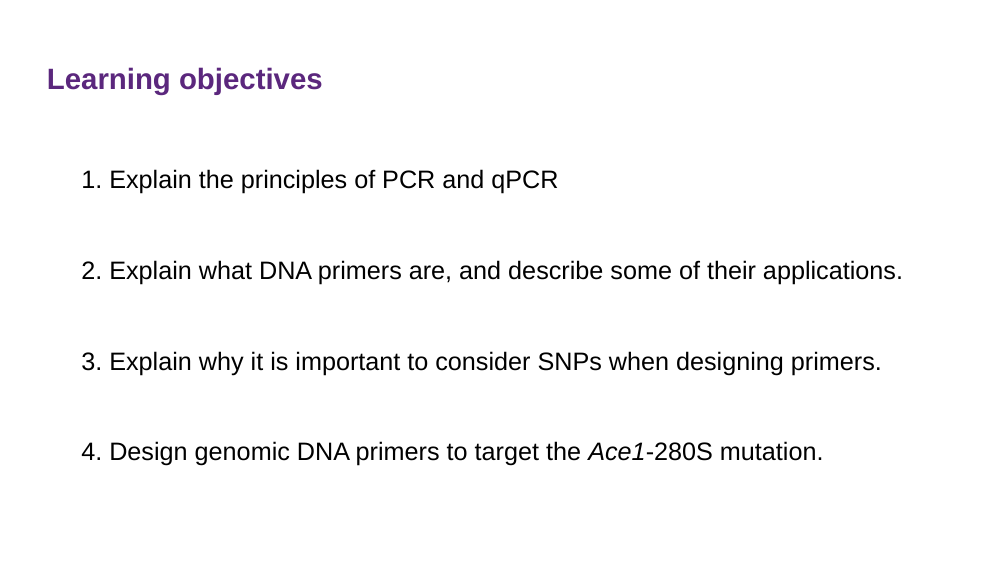
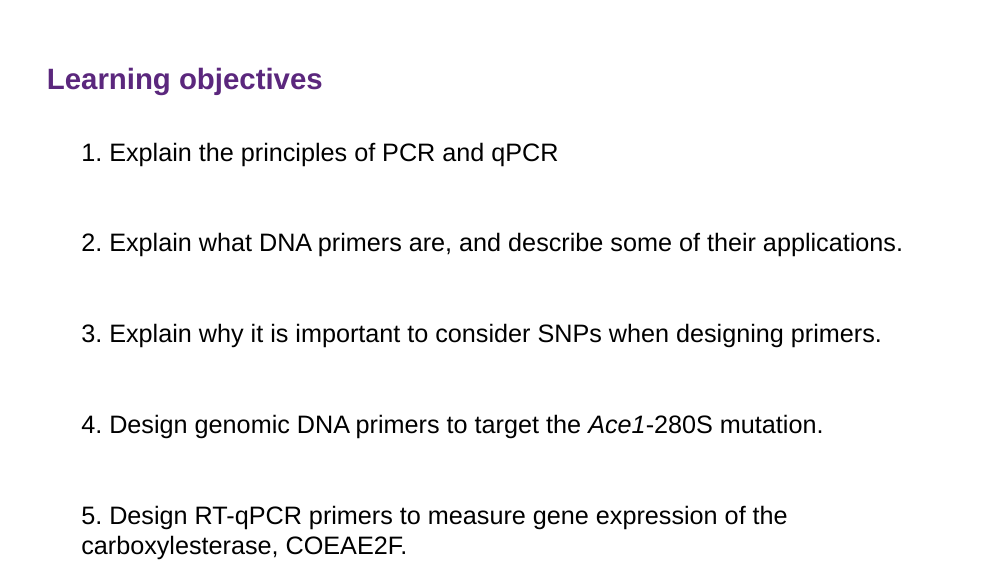
Before and after one commit to sanjaynagi/AnoPrimer, a slide deck: slide 2 of agamPrimer.odp. Drawn at 1008x567 pixels with LibreOffice and Linux fonts; fonts in the diff are those of the drawing; background and template pictures are left out. Boxes give left, top, right and bottom in pixels: in the first picture for what was removed or moved away, otherwise in the second. Text is boxed around its words. In the diff, an @@ line names an element or a change of style, - is before the commit and + after.

```diff
--- a/agamPrimer.odp
+++ b/agamPrimer.odp
@@ text "1. Explain the principles of ...": place and size @@
-text "1. Explain the principles of ..." at (81, 169, 903, 466)
+text "1. Explain the principles of ..." at (81, 142, 903, 559)
@@ text at (81, 505, 788, 559): paragraph added @@
+5. Design RT-qPCR primers to measure gene expression of the carboxylesterase, COEAE2F.
```
Also in this commit, not shown: 4 other slides changed, 1 other file.
